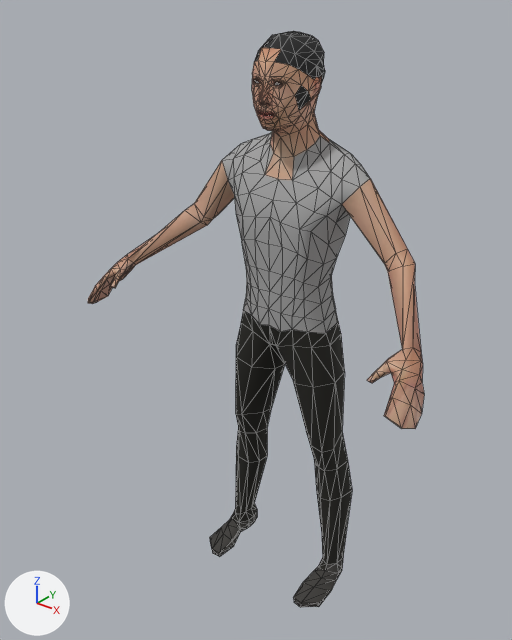
The glTF model priv/models/traveler.far.glb: old version first, new version second.
The view is the same before and after, from a 50 mm camera at (1.06, -1.498, 1.757) aimed at (-0.047, -0.114, 0.899). The axes (+X, +Y, +Z) are drawn at lower left. The lights are the same throughout. The first picture is the older version. Mesh edges are drawn as thin lines. Vertices at exactly the same position are counted once.

Objects in the first picture: 'traveler_mesh'.
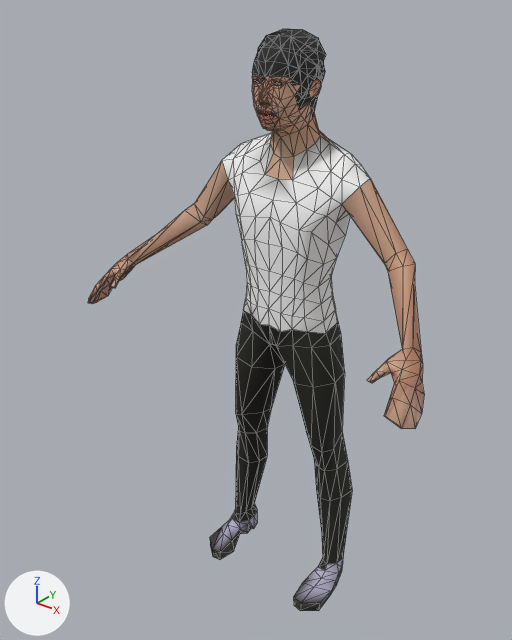
What changed in the scene script:
```text
Change mat_color_elvs_crude_t_shirt_male:
    where n0 = _N.new('ShaderNodeBsdfPrincipled'); n0.name = 'Principled BSDF'
    remove n0.inputs[0].default_value = (0.376, 0.376, 0.376, 1.0)  # 'Base Color', grey #a5a5a5
    add n2 = _N.new('ShaderNodeVertexColor'); n2.name = 'Color Attribute'
    add _L.new(n2.outputs[0], n0.inputs[0])  # 'Color' to 'Base Color'
Change mat_color_shoes02:
    where n0 = _N.new('ShaderNodeBsdfPrincipled'); n0.name = 'Principled BSDF'
    remove n0.inputs[0].default_value = (0.0482, 0.0452, 0.0409, 1.0)  # 'Base Color', dark grey #3e3c39
    add n2 = _N.new('ShaderNodeVertexColor'); n2.name = 'Color Attribute'
    add _L.new(n2.outputs[0], n0.inputs[0])  # 'Color' to 'Base Color'
Change me_traveler_mesh:
    verts and faces of me_traveler_mesh; kept vertices keep their numbers, new ones are numbered from 838
    remove me_traveler_mesh.from_pydata(...)  # 838 vertices, 1644 faces; spans x -0.53..0.53, y -0.34..0.09, z 0.01..1.64
    add me_traveler_mesh.from_pydata(...)  # 798 vertices, 1558 faces; spans x -0.53..0.53, y -0.34..0.09, z 0.0..1.64
    me_traveler_mesh part 1: a new loose piece of 38 vertices spanning x -0.07..0.07, y -0.12..0.06, z 1.44..1.64, in mat_color_short04 (black #242424)
    me_traveler_mesh part 2
    add verts[176] = (0.09, -0.12, 1.19)  # moved, pixel (298, 230)
    add verts[255] = (-0.09, -0.12, 1.19)  # moved, pixel (239, 216)
    me_traveler_mesh part 3
    add for i in [300, 301, 302, 308]: verts[i] += (0.0, 0.0, -0.03)
    add for i in [304, 305, 306, 309, *range(311, 315)]: verts[i] += (0.0, 0.0, -0.02)
    add verts[307] = (0.15, -0.17, 0.0)  # moved, pixel (293, 605)
    add verts[315] = (0.18, -0.18, 0.0)  # moved, pixel (300, 610)
    me_traveler_mesh part 4
    add for i in [326, 328, 329, 336]: verts[i] += (0.0, 0.0, -0.03)
    add for i in [331, 332, 334, 335, *range(338, 342)]: verts[i] += (0.0, 0.0, -0.02)
    add verts[333] = (-0.15, -0.17, 0.0)  # moved, pixel (219, 559)
    add verts[342] = (-0.18, -0.18, 0.0)  # moved, pixel (212, 556)
    me_traveler_mesh part 5
    78 vertices are removed from x -0.04..0.04, y -0.13..-0.11, z 1.52..1.55
    220 faces are deleted
    4 vertices move within x -0.03..0.03, y -0.13, z 1.53..1.54
    3 new faces join them, mat_color_short04 (black #242424)
    24 new faces join them, mat_eyes (picture img_image_0)
    45 new faces join them, mat_skin (picture img_image_1)
    me_traveler_mesh part 6: 61 faces spanning x -0.08..0.08, y -0.14..0.02, z 1.42..1.61 switch from mat_skin (picture img_image_1) to mat_color_short04 (black #242424)
```

Location of each change, (x1, y1, x2, y2) in pixels of the pictures (512 x 640 px; the box of a moved part takes in the faces that stretch with it):
'traveler_mesh', recoloured, reshaped (lighter): before (88, 31, 424, 607); after (88, 29, 424, 611)
part 1 of me_traveler_mesh, added: after (257, 29, 326, 99)
part 2 of me_traveler_mesh, moved or reshaped: (234, 193, 326, 259) in both
part 3 of me_traveler_mesh, moved or reshaped: before (293, 574, 340, 607); after (293, 571, 342, 611)
part 4 of me_traveler_mesh, moved or reshaped: before (210, 511, 257, 557); after (210, 511, 257, 560)
part 5 of me_traveler_mesh, reshaped: (252, 73, 286, 89) in both
part 6 of me_traveler_mesh, recoloured: (252, 48, 322, 118) in both
